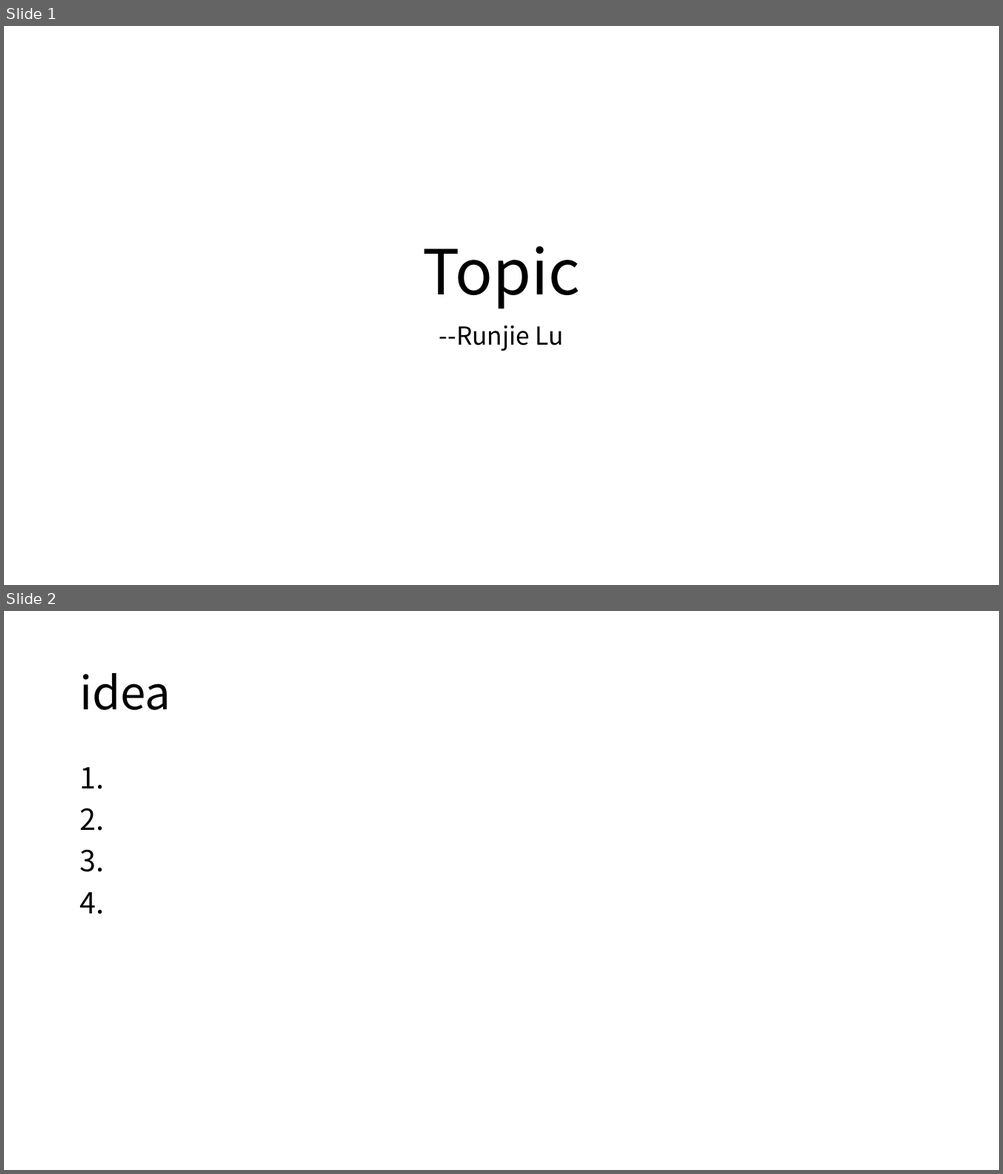
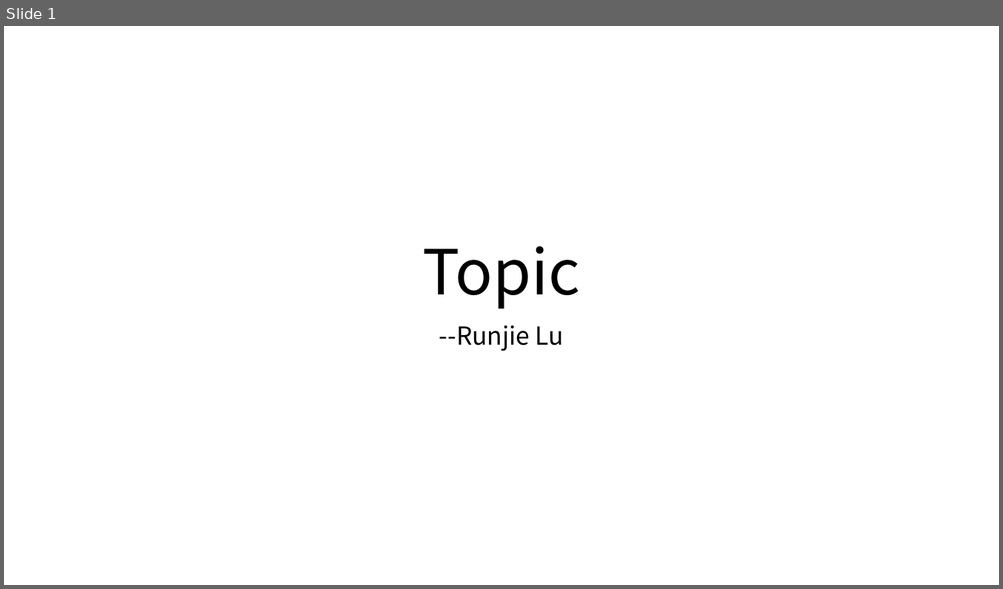
Before and after one commit to RunjieLu/Stikynote, a slide deck: 3.pptx. Shown one above the other, each under a label of ours: slides 1 and 2 before the commit, slide 1 after it. The pictures are 1003x1174 and 1003x589 pixels, drawn with LibreOffice and Linux fonts; fonts in the diff are those of the drawing. Boxes give left, top, right and bottom in pixels: in the first picture for what was removed or moved away, otherwise in the second. Text is boxed around its words. In the diff, an @@ line names an element or a change of style, - is before the commit and + after.

```diff
--- a/3.pptx
+++ b/3.pptx
@@ slide 2 removed at (x1=4, y1=611, x2=999, y2=1170), background #FFFFFF @@
@@ title removed at (x1=79, y1=673, x2=170, y2=710) @@
-idea
@@ text removed at (x1=79, y1=767, x2=104, y2=914) @@
-1.
-2.
-3.
-4.
```
Also in this commit, not shown: 1 other file.
